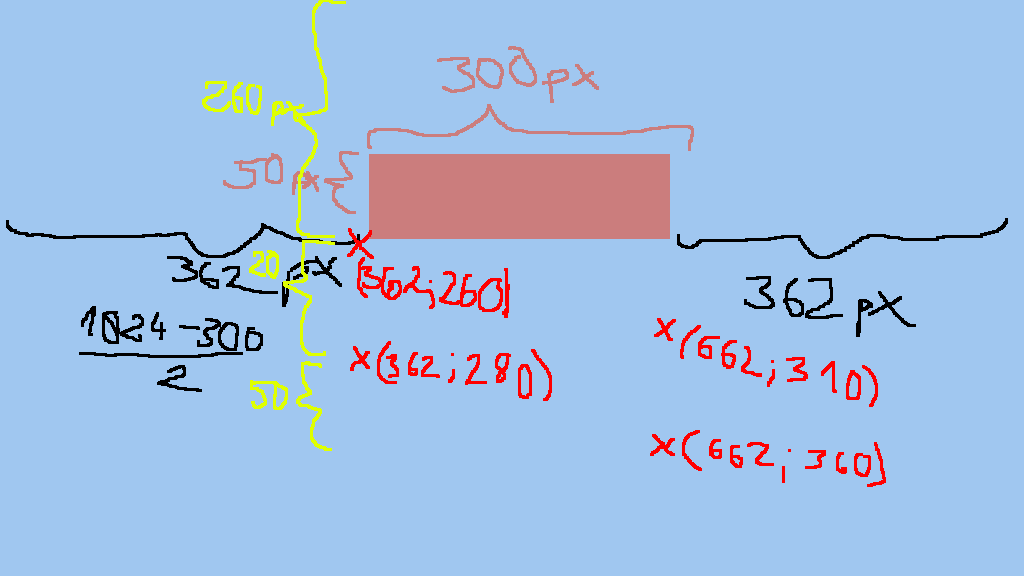
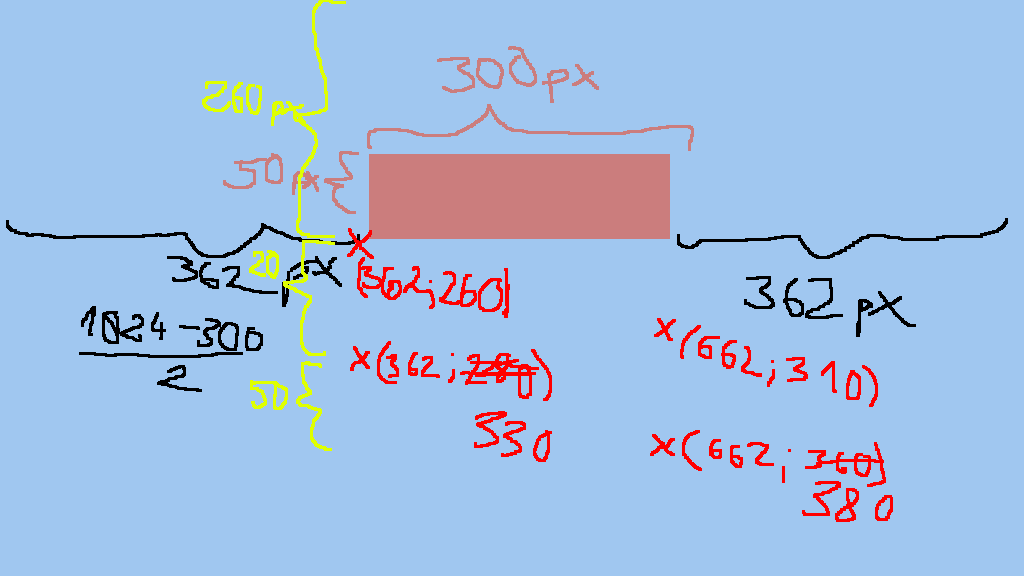
Layers edited between the first and the second w=1024, h=576 image:
painted on "pontok" over [460, 359, 893, 522]
